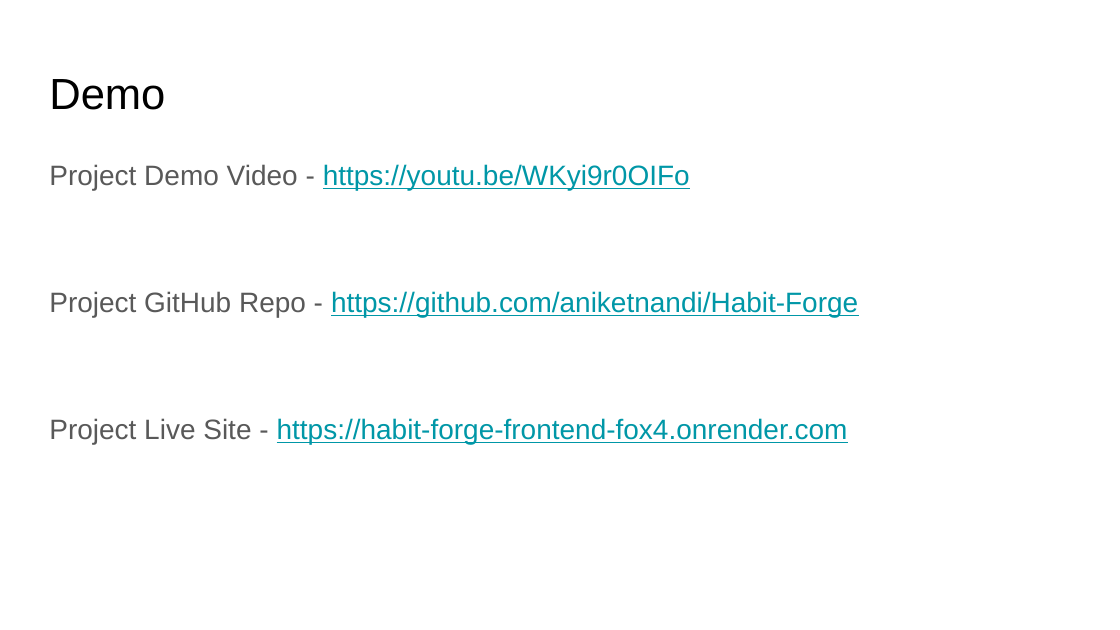
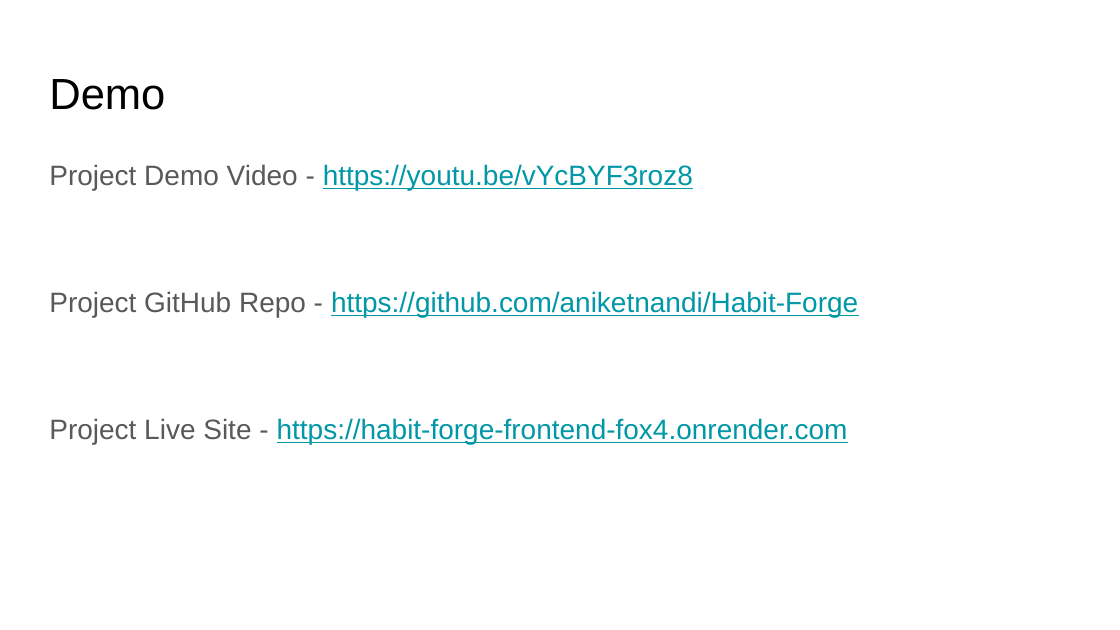
Before and after one commit to aniketnandi/Habit-Forge, a slide deck: slide 13 of HabitForge_Presentation.pptx (slide 12 before the commit). Drawn at 1120x630 pixels with LibreOffice and Linux fonts; fonts in the diff are those of the drawing. Boxes give left, top, right and bottom in pixels: in the first picture for what was removed or moved away, otherwise in the second. Text is boxed around its words. In the diff, an @@ line names an element or a change of style, - is before the commit and + after.

```diff
--- a/HabitForge_Presentation.pptx
+++ b/HabitForge_Presentation.pptx
@@ text at [49, 164, 693, 190]: text changed @@
-Project Demo Video - https://youtu.be/WKyi9r0OIFo
+Project Demo Video - https://youtu.be/vYcBYF3roz8
```
Also in this commit, not shown: 6 other slides changed, 1 slide added, 23 other files.
